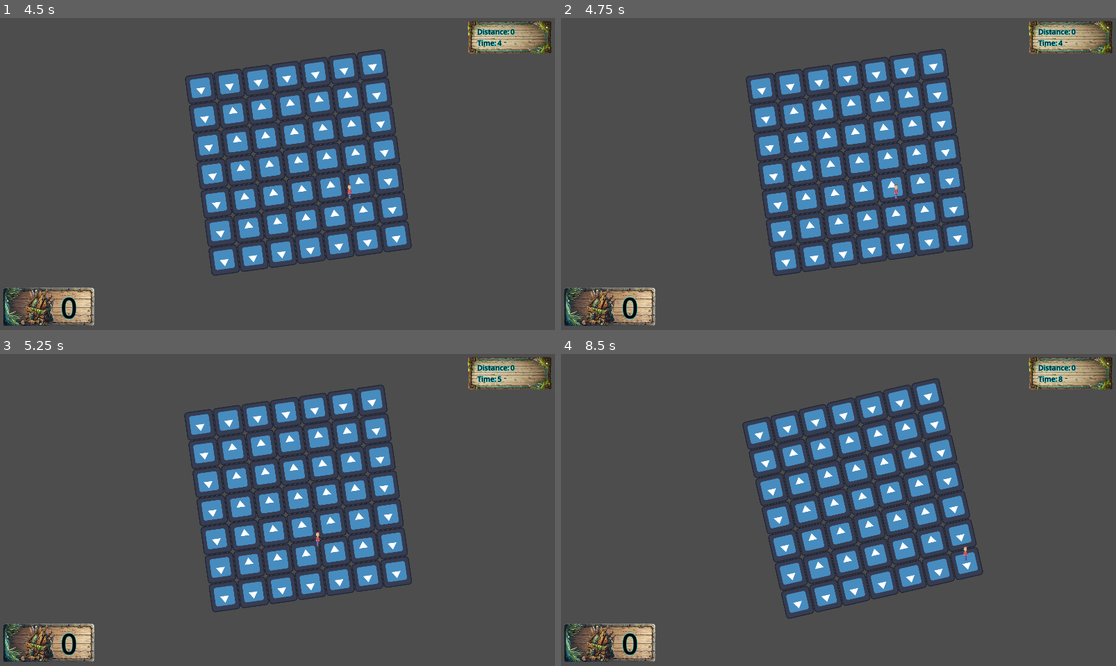
Above: before the commit, frames 1-4 (two rows, left to right).
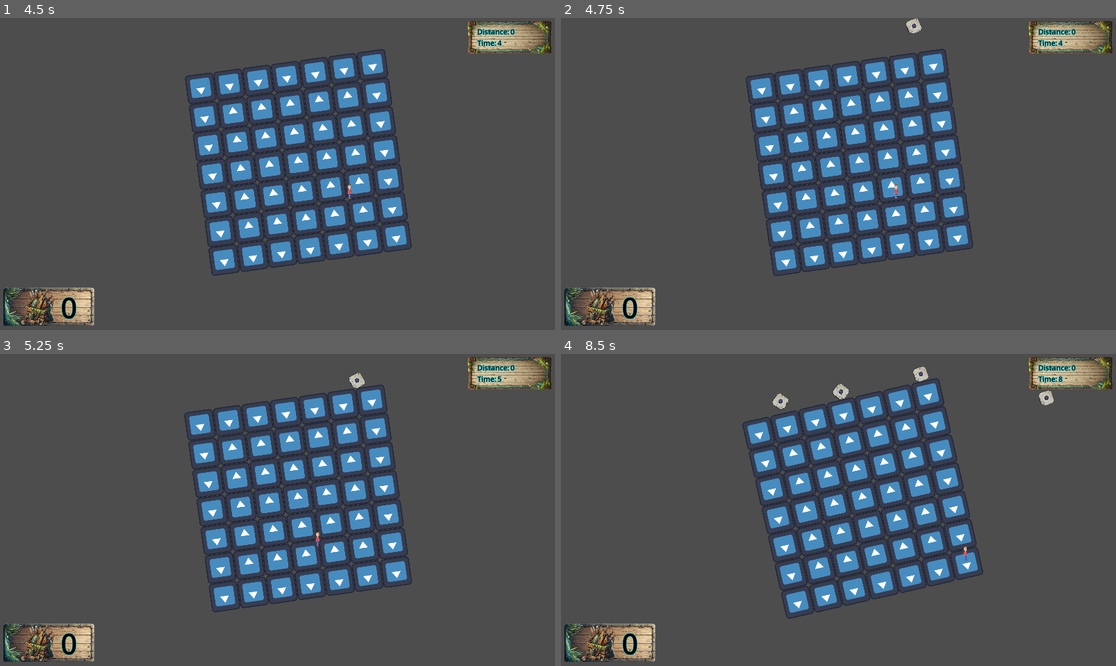
Above: after the commit, the same moments.

Repository: ARCsweden/GameJam2024FallA
Game: Godot game, scene res://Scenes/game.tscn
Same seed, same stepped clock (60 frames per second), same inputs: the game is played once before the commit and once after it. The engine's default icon, where the game draws it, is replaced by a stand-in: a white triangle on a blue panel in a dark square.
Inputs (mouse positions are in pixels of both pictures, inside the frame that each line leads up to):
- Up to frame 1 (4.5 s): tap Enter at 0.5 s; move the mouse to (399, 158) at 0.52 s; hold Right (ui_right) 0.53-1.28 s; click (399, 158) at 0.67 s; move the mouse to (166, 189) at 1.27 s; hold Down (ui_down) 1.28-2.03 s; move the mouse to (333, 105) at 2.02 s; hold Right (ui_right) 2.03-2.78 s; move the mouse to (249, 236) at 2.77 s; hold Up (ui_up) 2.78-3.53 s; click (249, 236) at 2.92 s; move the mouse to (444, 220) at 3.52 s; hold Left (ui_left) from 3.53 s (still down); move the mouse to (111, 127) at 4.27 s
- Up to frame 2 (4.75 s): keep holding Left (ui_left)
- Up to frame 3 (5.25 s): move the mouse to (305, 510) at 5.02 s; release Left (ui_left) at 5.03 s; hold Down (ui_down) from 5.03 s (still down); click (305, 510) at 5.17 s
- Up to frame 4 (8.5 s): move the mouse to (755, 432) at 5.77 s; release Down (ui_down) at 5.78 s; hold Right (ui_right) 5.78-6.53 s; move the mouse to (960, 494) at 6.52 s; hold Up (ui_up) 6.53-7.28 s; move the mouse to (727, 525) at 7.27 s; hold Right (ui_right) 7.28-8.03 s; click (727, 525) at 7.42 s; move the mouse to (894, 441) at 8.02 s; hold Down (ui_down) from 8.03 s (still down)

Frame 1 is identical in both runs. In frame 2, 0.1% of the frame differs, in the area x 62-65%, y 0-6%; in frame 3, 0.1%; in frame 4, 0.4%, in the area x 38-89%, y 4-18%.

Commit message:
Added spawning grunkor

Diff:
--- a/dontdrowntogether/Scenes/game.tscn
+++ b/dontdrowntogether/Scenes/game.tscn
@@ -7,3 +7,6 @@
 script = ExtResource("1_ol0k5")
 
 [node name="HUD" parent="." instance=ExtResource("2_q2g3m")]
+
+[node name="GrunkTimer" type="Timer" parent="."]
+wait_time = 2.0
--- /dev/null
+++ b/dontdrowntogether/Scenes/grunka.gd
@@ -0,0 +1,11 @@
+extends RigidBody2D
+class_name Grunka
+
+# Called when the node enters the scene tree for the first time.
+func _ready() -> void:
+	SignalBus.hooked.connect(_on_hooked)
+	gravity_scale = 0.0
+
+func _on_hooked(body) -> void:
+	if body == self:
+		queue_free()
--- /dev/null
+++ b/dontdrowntogether/Scenes/grunka.tscn
@@ -0,0 +1,19 @@
+[gd_scene load_steps=4 format=3 uid="uid://6yoilchxrtp4"]
+
+[ext_resource type="Script" path="res://Scenes/grunka.gd" id="1_nw6ai"]
+[ext_resource type="Texture2D" uid="uid://cw4t3crg23tmv" path="res://Assets/Bottle1.png" id="2_nmt8h"]
+
+[sub_resource type="CircleShape2D" id="CircleShape2D_tli18"]
+radius = 25.0799
+
+[node name="Grunka" type="RigidBody2D"]
+collision_layer = 128
+collision_mask = 8
+script = ExtResource("1_nw6ai")
+
+[node name="Sprite2D" type="Sprite2D" parent="."]
+scale = Vector2(0.062, 0.062)
+texture = ExtResource("2_nmt8h")
+
+[node name="CollisionShape2D" type="CollisionShape2D" parent="."]
+shape = SubResource("CircleShape2D_tli18")
--- a/dontdrowntogether/Scripts/game.gd
+++ b/dontdrowntogether/Scripts/game.gd
@@ -1,7 +1,10 @@
 extends Node2D
 
 # Load the Player scene
-var PlayerScene = preload("res://Scenes/player.tscn")
+var PlayerScene: PackedScene = preload("res://Scenes/player.tscn")
+var GrunkaScene: PackedScene = preload("res://Scenes/grunka.tscn")
+
+@onready var grunk_timer: Timer = $GrunkTimer
 
 const spawn_point = Vector2(1000, 500)
 
@@ -10,7 +13,6 @@
 	raft.position = spawn_point
 	add_child(raft)
 	#TODO: Get spawnpoints for player 1 and player 2 from raft
-
 	var connected = Input.get_connected_joypads()
 	var i = 0
 	for joy in connected:
@@ -18,6 +20,18 @@
 		i += 1
 	if connected.size() == 0:
 		create_player(0)
+
+	await get_tree().create_timer(3.0).timeout
+	print("test")
+	grunk_timer.connect("timeout", _on_grunk_spawn)
+	grunk_timer.start(randf_range(1.0, 3.0))
+
+func _on_grunk_spawn() -> void:
+	var grunka: Grunka = GrunkaScene.instantiate()
+	grunka.position = Vector2(randf_range(100, 1900), -100)
+	grunka.angular_velocity = randf_range(-1.0, 1.0)
+	grunka.linear_velocity = Vector2(randf_range(-50.0, 50.0), randf_range(100.0, 300.0))
+	add_child(grunka)
 
 func create_player(i: int) -> void:
 	var player = PlayerScene.instantiate()
@@ -32,3 +46,4 @@
 func _process(_delta):
 	if Input.is_action_just_pressed("OpenCloseMenu"):
 		get_tree().quit()
+	# Temp grunka spawning
--- a/dontdrowntogether/project.godot
+++ b/dontdrowntogether/project.godot
@@ -54,24 +54,28 @@
 "deadzone": 0.5,
 "events": [Object(InputEventKey,"resource_local_to_scene":false,"resource_name":"","device":0,"window_id":0,"alt_presse …(194 unchanged characters)…
 , Object(InputEventJoypadMotion,"resource_local_to_scene":false,"resource_name":"","device":0,"axis":1,"axis_value":-1.0,"script":null)
+, Object(InputEventKey,"resource_local_to_scene":false,"resource_name":"","device":-1,"window_id":0,"alt_pressed":false,"shift_pressed":false,"ctrl_pressed":false,"meta_pressed":false,"pressed":false,"keycode":0,"physical_keycode":87,"key_label":0,"unicode":119,"location":0,"echo":false,"script":null)
 ]
 }
 move_down0={
 "deadzone": 0.5,
 "events": [Object(InputEventKey,"resource_local_to_scene":false,"resource_name":"","device":-1,"window_id":0,"alt_press …(195 unchanged characters)…
 , Object(InputEventJoypadMotion,"resource_local_to_scene":false,"resource_name":"","device":0,"axis":1,"axis_value":1.0,"script":null)
+, Object(InputEventKey,"resource_local_to_scene":false,"resource_name":"","device":-1,"window_id":0,"alt_pressed":false,"shift_pressed":false,"ctrl_pressed":false,"meta_pressed":false,"pressed":false,"keycode":0,"physical_keycode":83,"key_label":0,"unicode":115,"location":0,"echo":false,"script":null)
 ]
 }
 move_left0={
 "deadzone": 0.5,
 "events": [Object(InputEventKey,"resource_local_to_scene":false,"resource_name":"","device":-1,"window_id":0,"alt_press …(195 unchanged characters)…
 , Object(InputEventJoypadMotion,"resource_local_to_scene":false,"resource_name":"","device":0,"axis":0,"axis_value":-1.0,"script":null)
+, Object(InputEventKey,"resource_local_to_scene":false,"resource_name":"","device":-1,"window_id":0,"alt_pressed":false,"shift_pressed":false,"ctrl_pressed":false,"meta_pressed":false,"pressed":false,"keycode":0,"physical_keycode":65,"key_label":0,"unicode":97,"location":0,"echo":false,"script":null)
 ]
 }
 move_right0={
 "deadzone": 0.5,
 "events": [Object(InputEventKey,"resource_local_to_scene":false,"resource_name":"","device":-1,"window_id":0,"alt_press …(195 unchanged characters)…
 , Object(InputEventJoypadMotion,"resource_local_to_scene":false,"resource_name":"","device":0,"axis":0,"axis_value":1.0,"script":null)
+, Object(InputEventKey,"resource_local_to_scene":false,"resource_name":"","device":-1,"window_id":0,"alt_pressed":false,"shift_pressed":false,"ctrl_pressed":false,"meta_pressed":false,"pressed":false,"keycode":0,"physical_keycode":68,"key_label":0,"unicode":100,"location":0,"echo":false,"script":null)
 ]
 }
 paddle0={
Binary file added: dontdrowntogether/Assets/Bottle1.png
Not shown, added: dontdrowntogether/Assets/Bottle1.png.import
